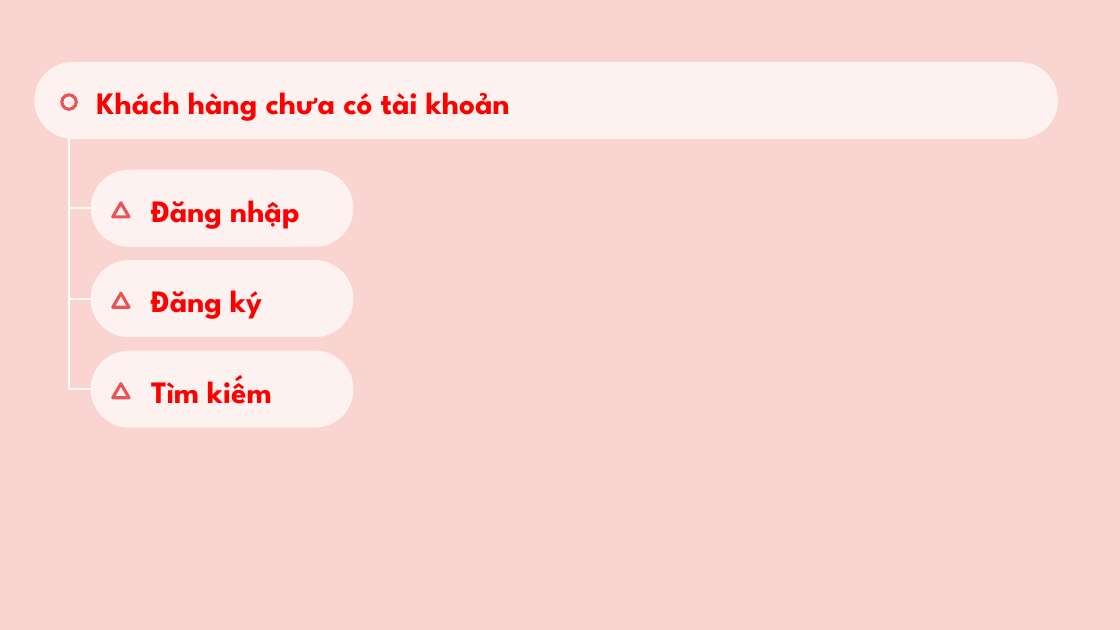
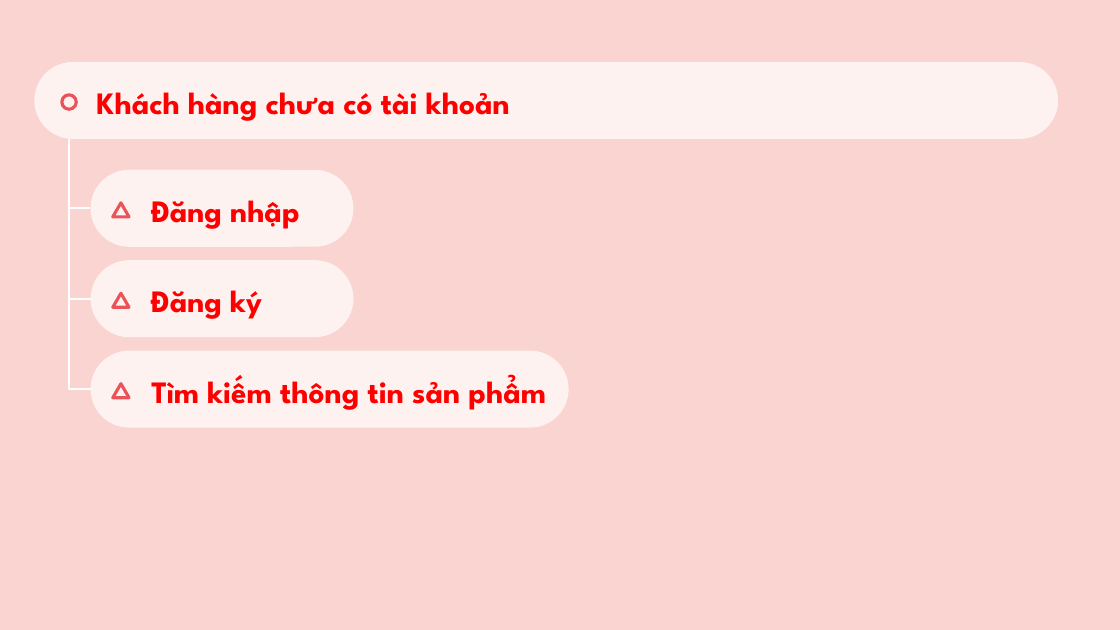
Before and after one commit to Prox404/doan1J2School, a slide deck: slide 5 of Document/slide.pptx. Drawn at 1120x630 pixels with LibreOffice and Linux fonts; fonts in the diff are those of the drawing. Boxes give left, top, right and bottom in pixels: in the first picture for what was removed or moved away, otherwise in the second. Text is boxed around its words. In the diff, an @@ line names an element or a change of style, - is before the commit and + after.

```diff
--- a/Document/slide.pptx
+++ b/Document/slide.pptx
@@ rounded rectangle: place and size @@
-rounded rectangle at (91,351,354,428)
+rounded rectangle at (91,351,569,428)
@@ text at (151,374,546,410): text changed @@
-Tìm kiếm
+Tìm kiếm thông tin sản phẩm
```
Also in this commit, not shown: 3 other slides changed, 1 other file.
